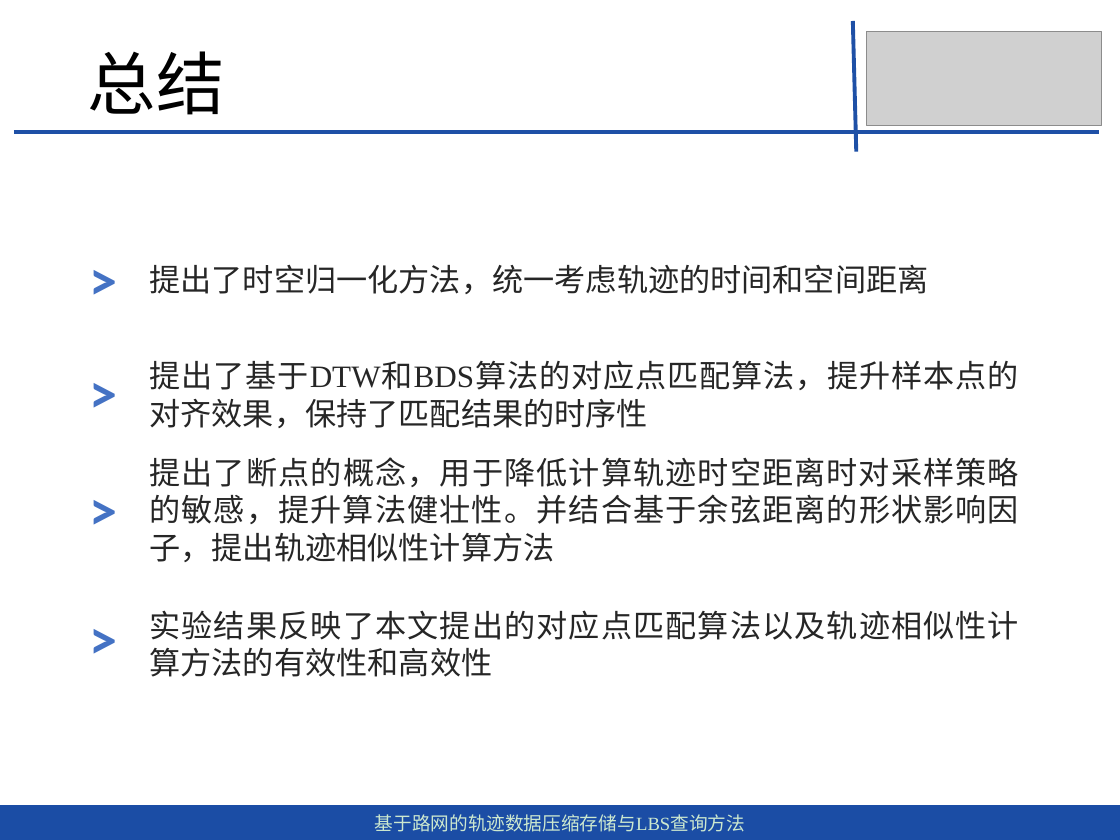
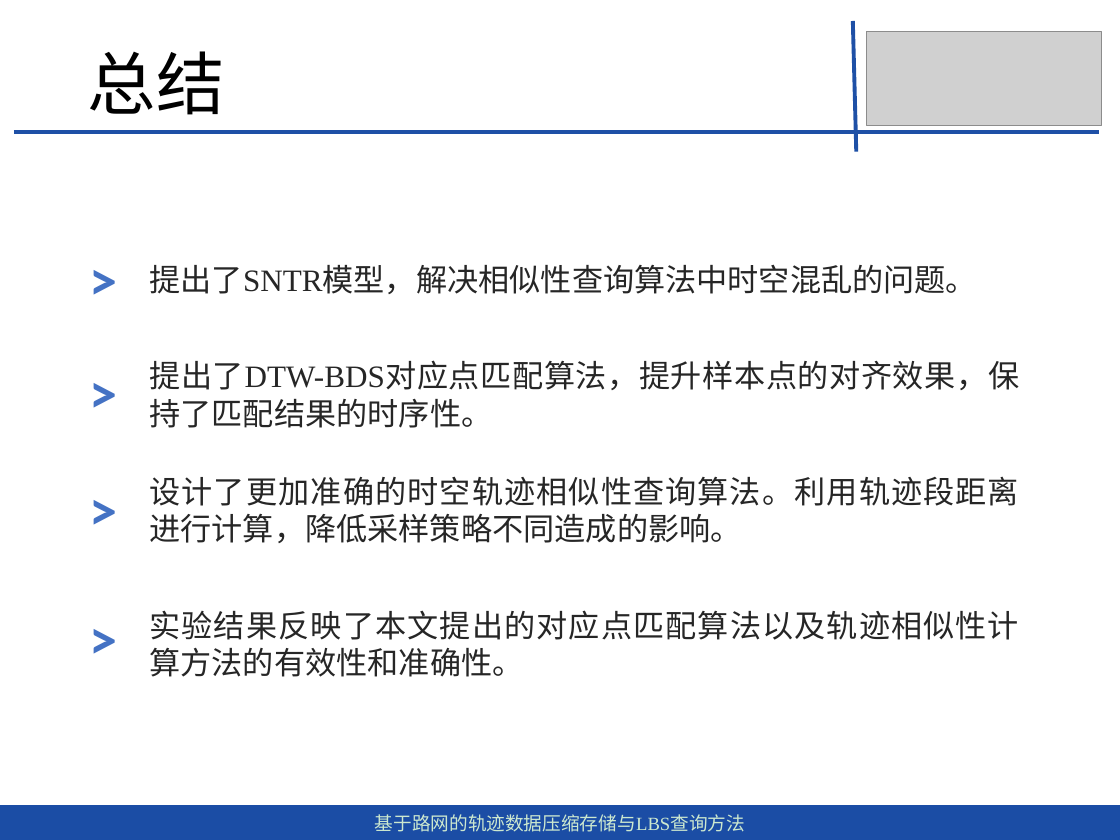
Before and after one commit to dingguangwei/biyelunwen, a slide deck: slide 36 of 移动对象的时空轨迹相似性查询算法-丁光伟-第2版.pptx (slide 34 before the commit). Drawn at 1120x840 pixels with LibreOffice and Linux fonts; fonts in the diff are those of the drawing; grey boxes stand for pictures. Boxes give left, top, right and bottom in pixels: in the first picture for what was removed or moved away, otherwise in the second. Text is boxed around its words. In the diff, an @@ line names an element or a change of style, - is before the commit and + after.

Commit message:
update ppt

```diff
--- a/移动对象的时空轨迹相似性查询算法-丁光伟-第2版.pptx
+++ b/移动对象的时空轨迹相似性查询算法-丁光伟-第2版.pptx
@@ text at [149,265,977,294]: text changed @@
-提出了时空归一化方法，统一考虑轨迹的时间和空间距离
+提出了SNTR模型，解决相似性查询算法中时空混乱的问题。
@@ text at [149,360,1019,428]: text changed @@
-提出了基于DTW和BDS算法的对应点匹配算法，提升样本点的对齐效果，保持了匹配结果的时序性
+提出了DTW-BDS对应点匹配算法，提升样本点的对齐效果，保持了匹配结果的时序性。
@@ text at [149,477,1019,543]: text changed @@
-提出了断点的概念，用于降低计算轨迹时空距离时对采样策略的敏感，提升算法健壮性。并结合基于余弦距离的形状影响因子，提出轨迹相似性计算方法
+设计了更加准确的时空轨迹相似性查询算法。利用轨迹段距离进行计算，降低采样策略不同造成的影响。
@@ text at [149,610,1019,677]: text changed @@
-实验结果反映了本文提出的对应点匹配算法以及轨迹相似性计算方法的有效性和高效性
+实验结果反映了本文提出的对应点匹配算法以及轨迹相似性计算方法的有效性和准确性。
```
Also in this commit, not shown: 18 other slides changed, 3 slides added, 1 slide removed, 4 other files.
